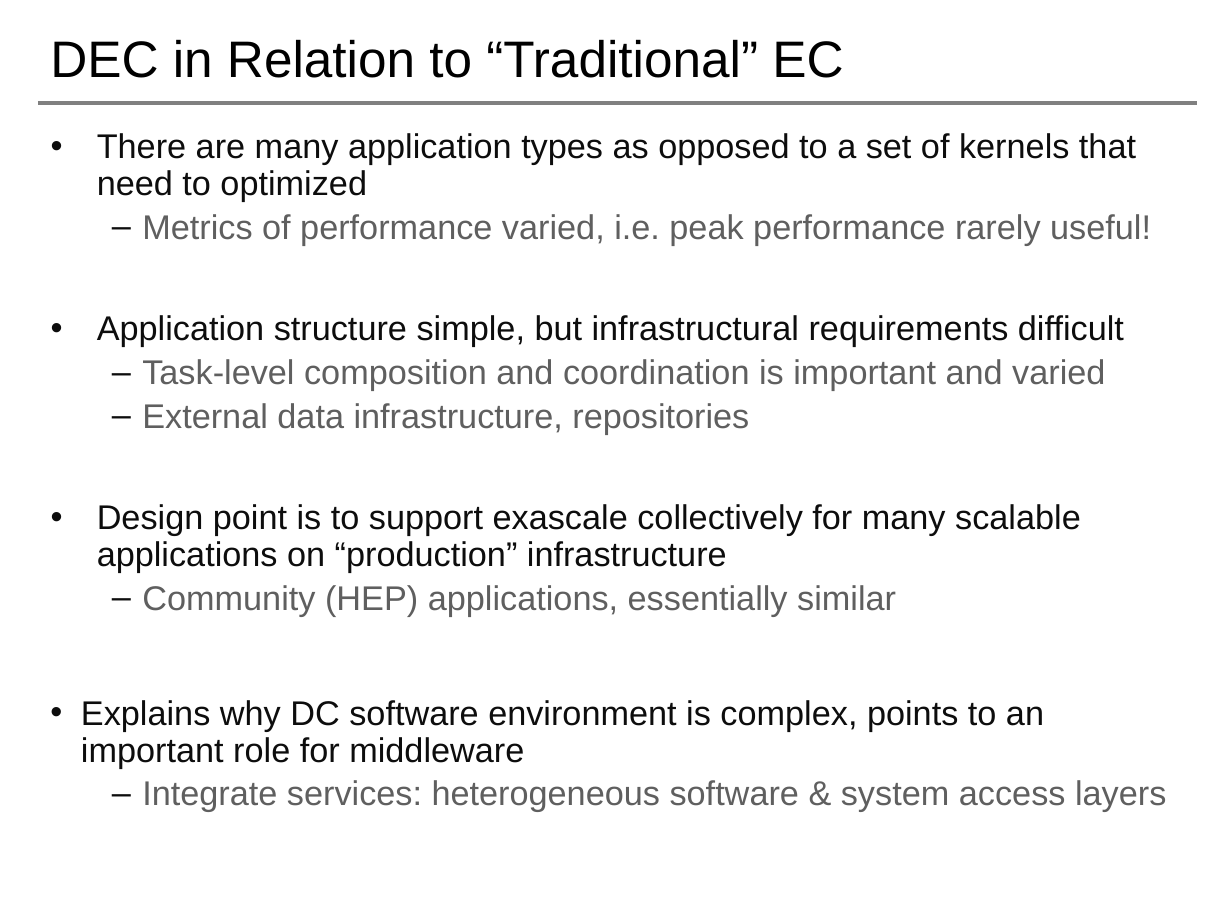
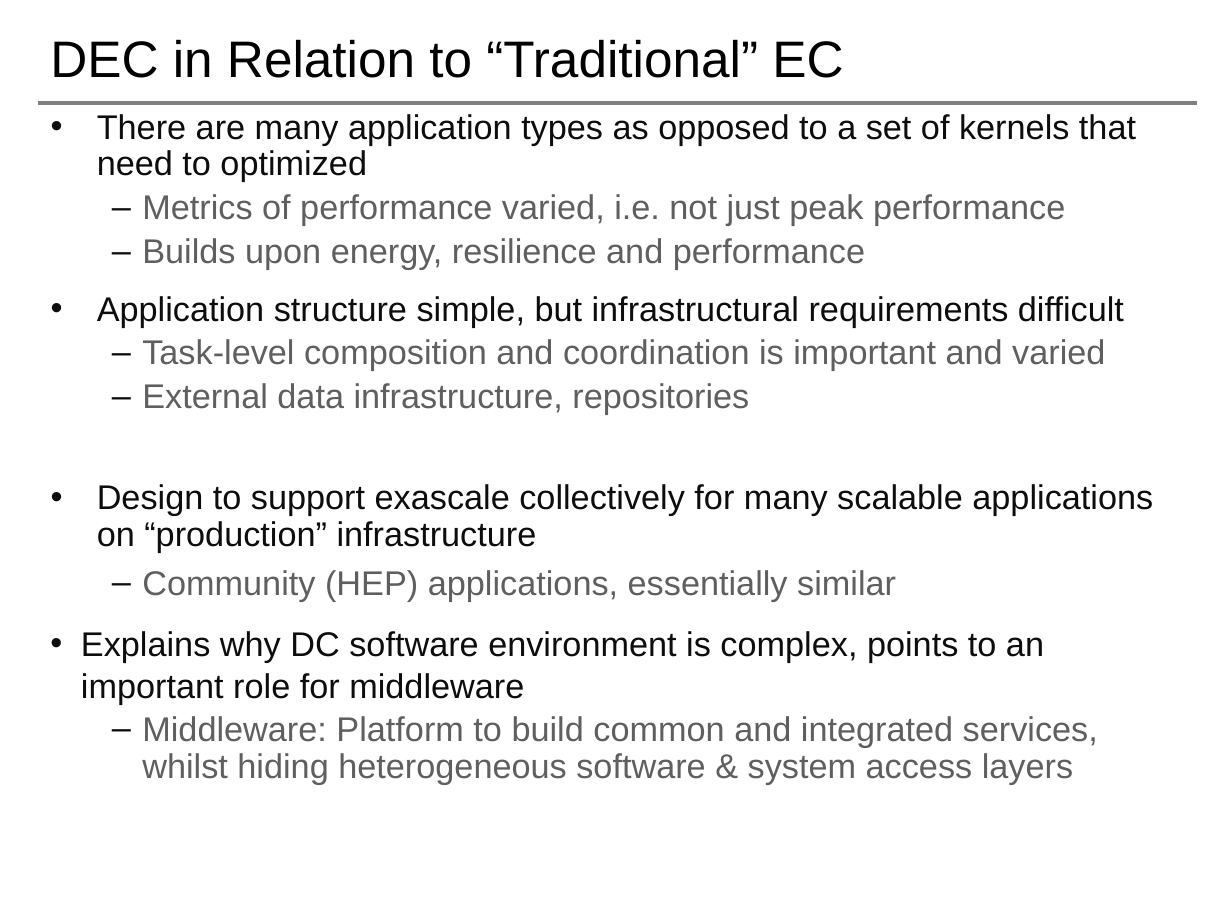
Before and after one commit to saga-project/NGMW, a slide deck: slide 6 of presentations/radical-modsim.pptx. Drawn at 1232x924 pixels with LibreOffice and Linux fonts; fonts in the diff are those of the drawing; background and template pictures are left out. Boxes give left, top, right and bottom in pixels: in the first picture for what was removed or moved away, otherwise in the second. Text is boxed around its words. In the diff, an @@ line names an element or a change of style, - is before the commit and + after.

```diff
--- a/presentations/radical-modsim.pptx
+++ b/presentations/radical-modsim.pptx
@@ text "There are many application types ...": place and size @@
-text "There are many application types ..." at (81,133,1166,812)
+text "There are many application types ..." at (81,114,1153,784)
@@ text at (142,194,1065,270): text changed @@
-  – Metrics of performance varied, i.e. peak performance rarely useful!
+  – Metrics of performance varied, i.e. not just peak performance
+  – Builds upon energy, resilience and performance
@@ text at (97,484,1153,553): text changed @@
-• Design point is to support exascale collectively for many scalable applications on “production” infrastructure
+• Design to support exascale collectively for many scalable applications on “production” infrastructure
@@ text at (81,570,1044,704): line spacing 0.9 to 1 @@
@@ text at (142,716,1098,784): text changed @@
-  – Integrate services: heterogeneous software & system access layers
+  – Middleware: Platform to build common and integrated services, whilst hiding heterogeneous software & system access layers
```
Also in this commit, not shown: 9 other slides changed, 1 slide removed.
